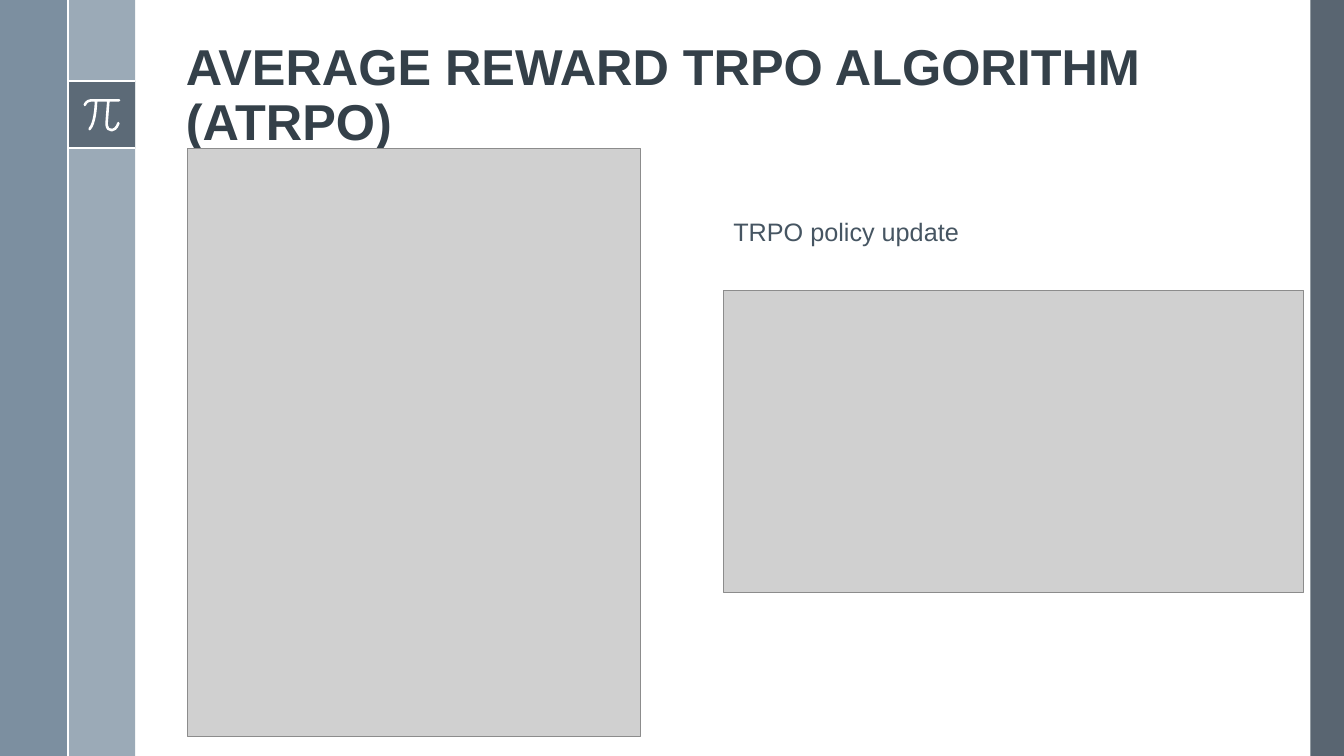
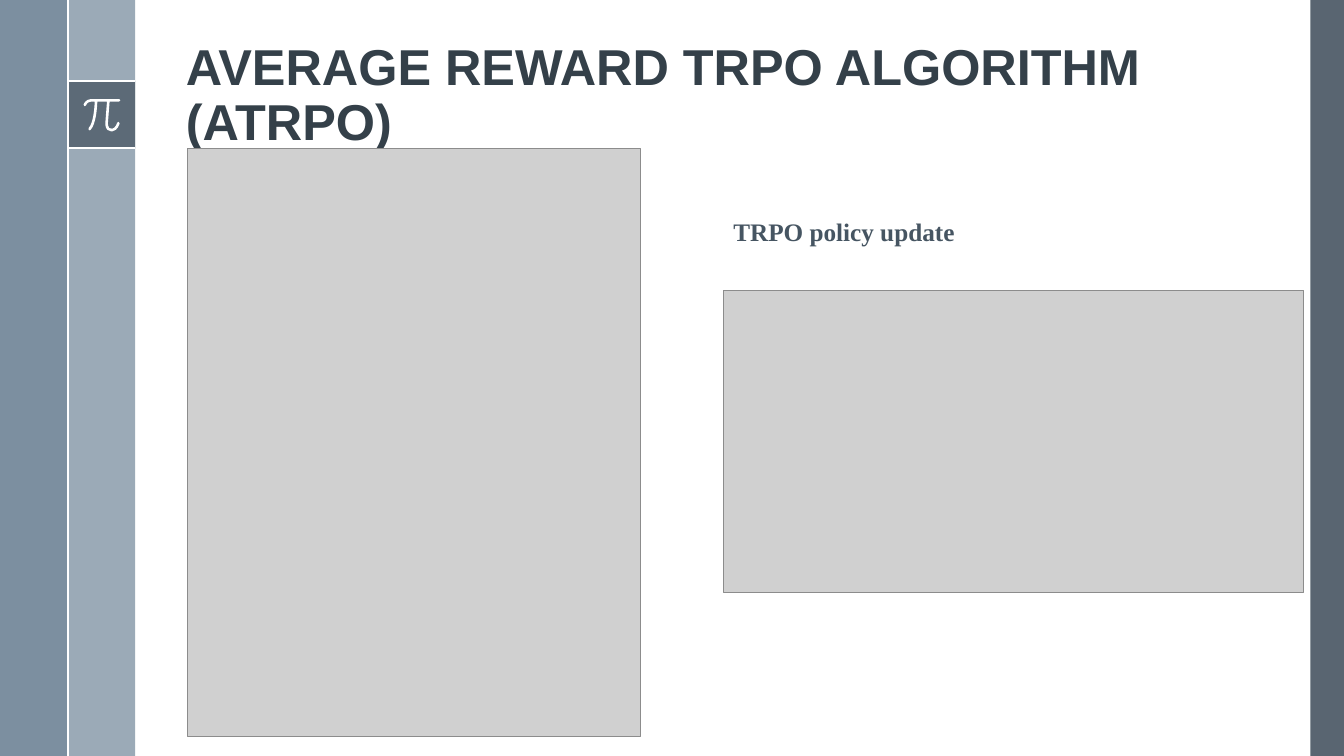
Before and after one commit to abhi-1999/course-work_projects-IISc, a slide deck: slide 23 of Reinforcement Learning_E1-277/Presentation.pptx (slide 22 before the commit). Drawn at 1344x756 pixels with LibreOffice and Linux fonts; fonts in the diff are those of the drawing; grey boxes stand for pictures. Boxes give left, top, right and bottom in pixels: in the first picture for what was removed or moved away, otherwise in the second. Text is boxed around its words. In the diff, an @@ line names an element or a change of style, - is before the commit and + after.

```diff
--- a/Reinforcement Learning_E1-277/Presentation.pptx
+++ b/Reinforcement Learning_E1-277/Presentation.pptx
@@ text "TRPO policy update" at (733, 223, 954, 247): font Arial to Times New Roman, bold on @@
```
Also in this commit, not shown: 6 other slides changed, 2 slides added, 1 slide removed, 4 other files.
